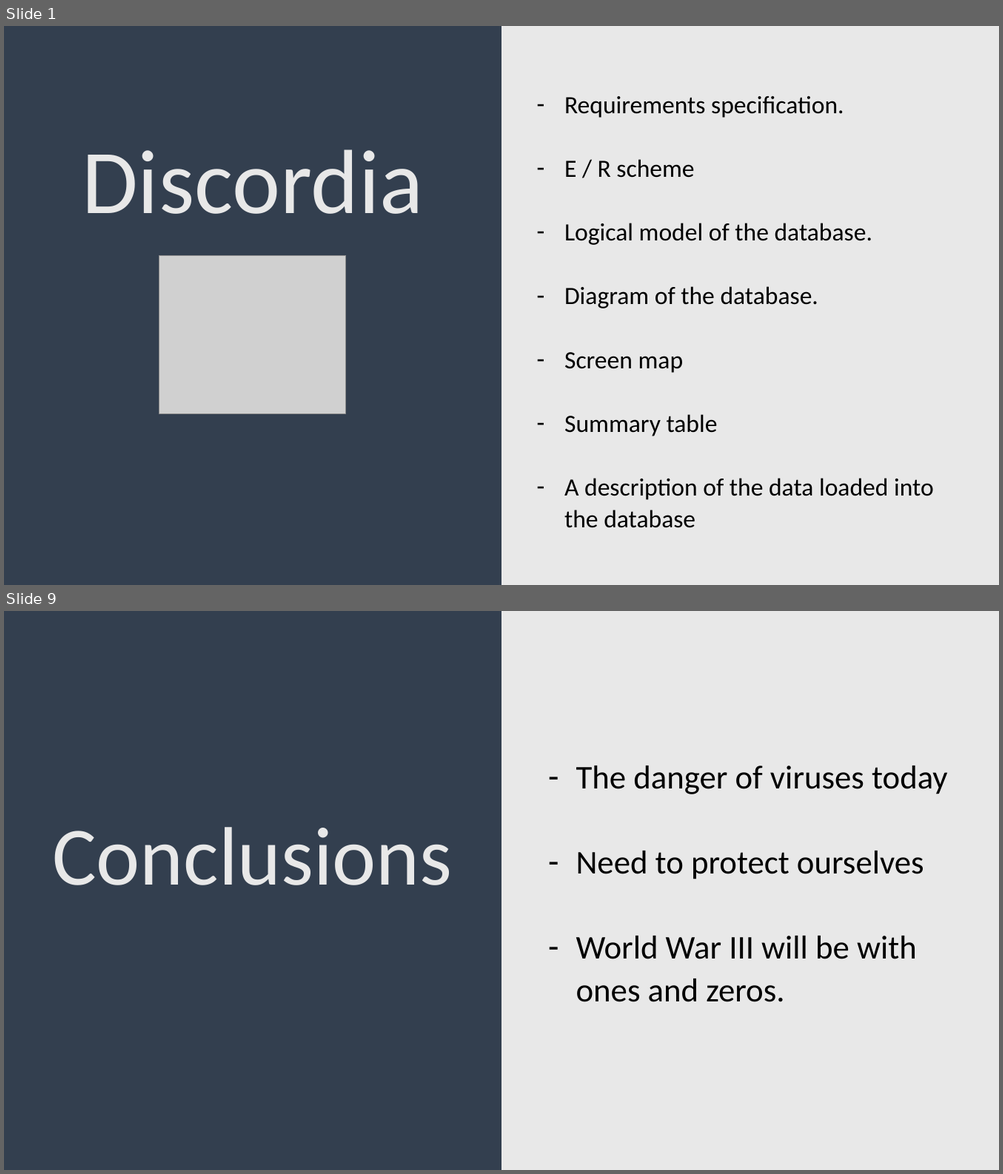
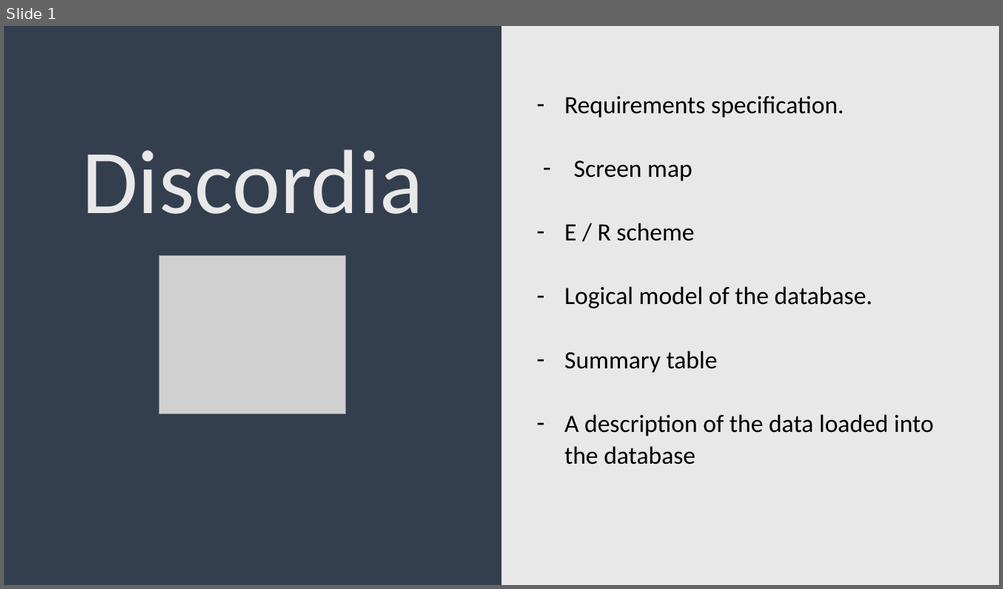
Before and after one commit to DaniGFClase/Operacion-Discordia, a slide deck: documentation/Exposition.pptx. Shown one above the other, each under a label of ours: slides 1 and 9 before the commit, slide 1 after it; the slides between them are not shown. The pictures are 1003x1174 and 1003x589 pixels, drawn with LibreOffice and Linux fonts; fonts in the diff are those of the drawing; grey boxes stand for pictures. Boxes give left, top, right and bottom in pixels: in the first picture for what was removed or moved away, otherwise in the second. Text is boxed around its words. In the diff, an @@ line names an element or a change of style, - is before the commit and + after.

```diff
--- a/documentation/Exposition.pptx
+++ b/documentation/Exposition.pptx
@@ slide 9 removed at (4, 611, 999, 1170), background gradient #333F50 to #E8E8E8 @@
@@ text removed at (576, 766, 948, 1002) @@
-– The danger of viruses today
-– Need to protect ourselves
-– World War III will be with ones and zeros.
@@ text removed at (52, 827, 452, 886) @@
-Conclusions
@@ slide 1 changed as well @@
@@ text at (564, 96, 933, 465): indent changed; less space between paragraphs @@
@@ text at (574, 161, 692, 181): paragraph added @@
+– Screen map
@@ text at (564, 286, 818, 373): paragraphs removed @@
-– Diagram of the database.
-– Screen map
```
Also in this commit, not shown: 10 slides added, 7 other slides removed, 4 other files.
